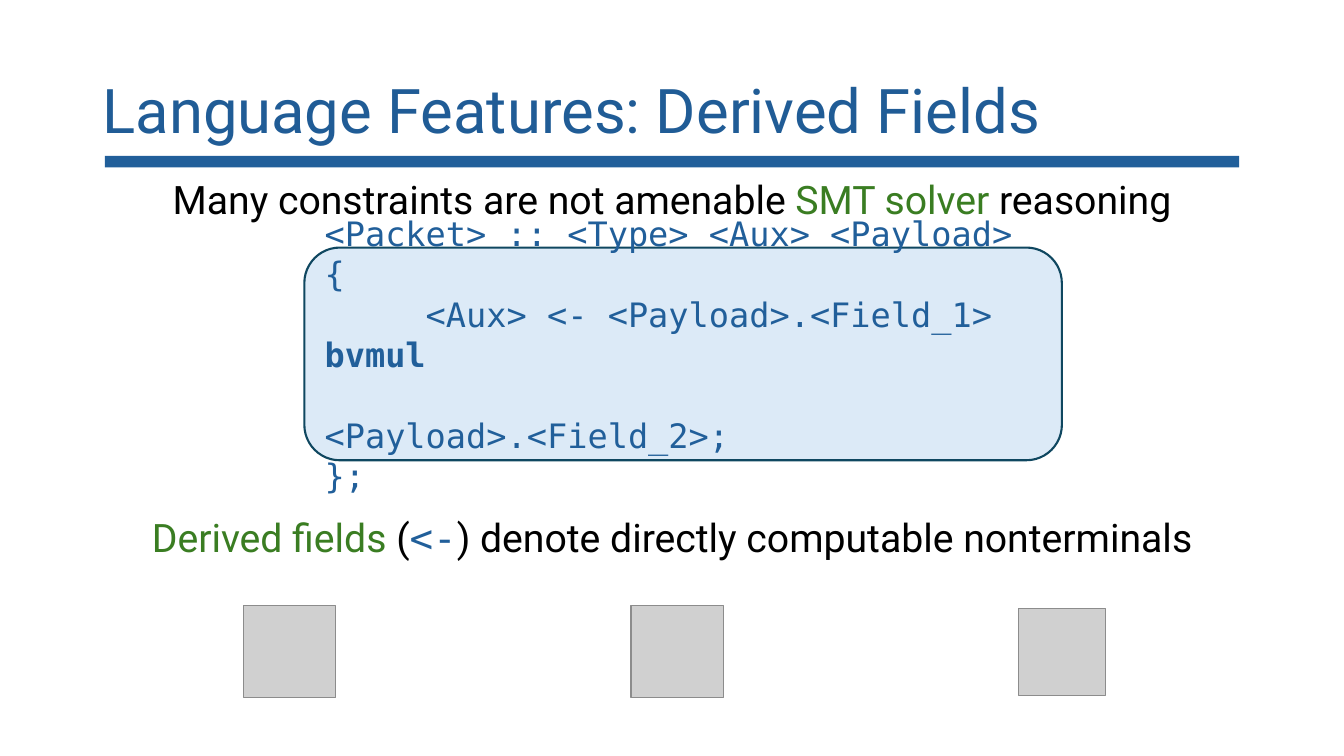
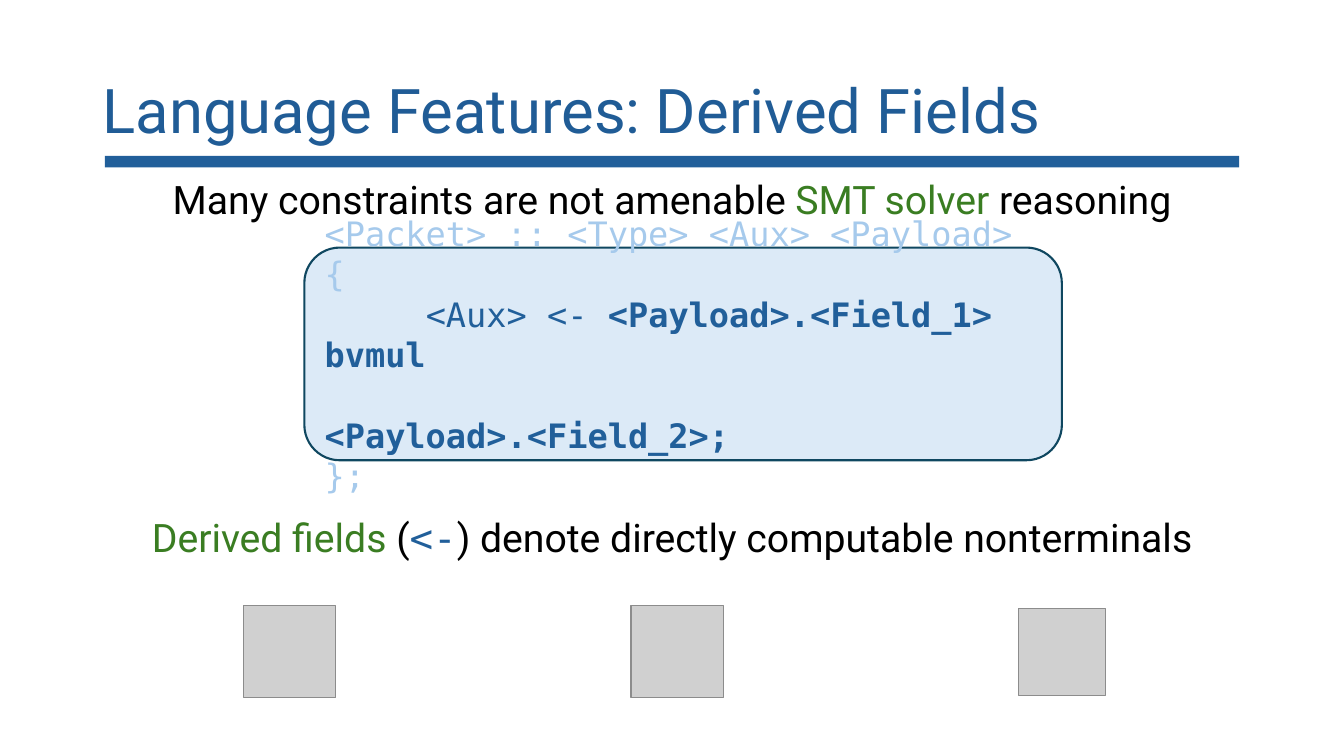
Before and after one commit to lorchrob/goblin_slides, a slide deck: slide 38 of goblin_slides.pptx. Drawn at 1344x756 pixels with LibreOffice and Linux fonts; fonts in the diff are those of the drawing; grey boxes stand for pictures. Boxes give left, top, right and bottom in pixels: in the first picture for what was removed or moved away, otherwise in the second. Text is boxed around its words. In the diff, an @@ line names an element or a change of style, - is before the commit and + after.

```diff
--- a/goblin_slides.pptx
+++ b/goblin_slides.pptx
@@ rounded rectangle "<Packet> :: <Type> <Aux> <Payload>" at (x1=304, y1=248, x2=1063, y2=461): text colour #215F9A to #A6CAEC in "<Packet> :: <Type> <Aux> <Payload>", "{", "};"; bold on in "<Payload>.<Field_1>", "<Payload>.<Field_2>;" @@
```
Also in this commit, not shown: 7 other slides changed.
